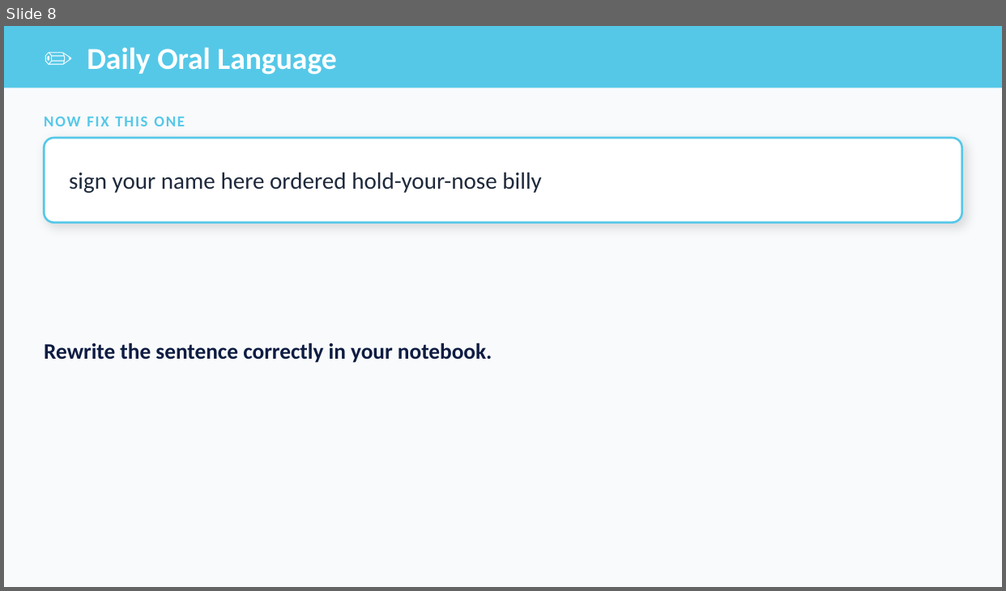
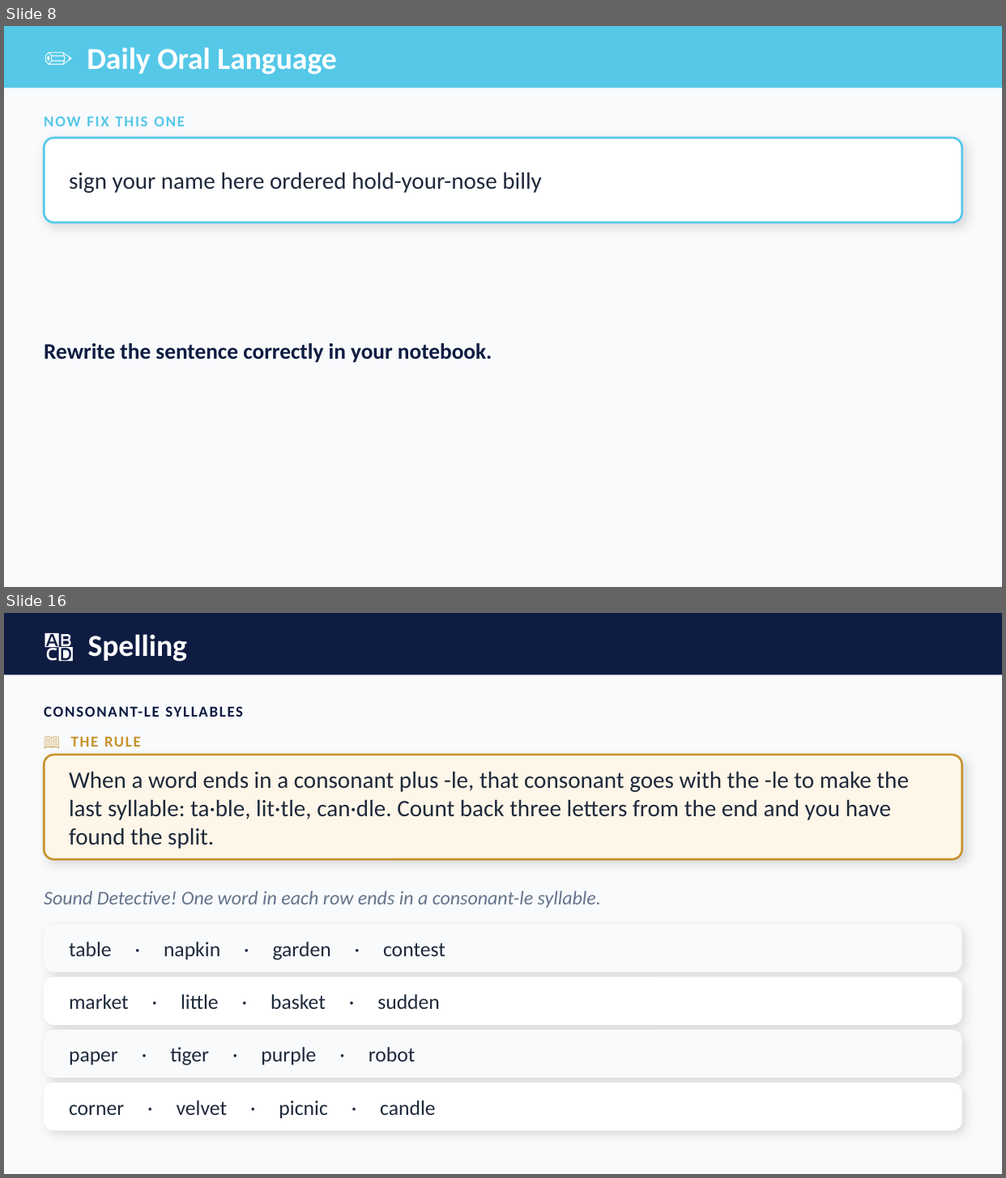
Before and after one commit to optimaondemand/optima-3rd-ela, a slide deck: Planning docs/Slides/lesson-19-2-teacher-slides.pptx. Shown one above the other, each under a label of ours: slide 8 before the commit, slides 8 and 16 after it; the slides between them are not shown. The pictures are 1006x591 and 1006x1178 pixels, drawn with LibreOffice and Linux fonts; fonts in the diff are those of the drawing. Boxes give left, top, right and bottom in pixels: in the first picture for what was removed or moved away, otherwise in the second. Text is boxed around its words. In the diff, an @@ line names an element or a change of style, - is before the commit and + after.

```diff
--- a/Planning docs/Slides/lesson-19-2-teacher-slides.pptx
+++ b/Planning docs/Slides/lesson-19-2-teacher-slides.pptx
@@ slide 16 added at [4, 613, 1002, 1174], background #F8FAFC @@
@@ rectangle added at [4, 613, 1002, 675], fill #0E1C42 @@
@@ text added at [88, 634, 188, 662], 22 pt, text #FFFFFF, bold @@
+🔠 Spelling
@@ text added at [44, 706, 243, 717], 11 pt, text #0E1C42, bold @@
+CONSONANT-LE SYLLABLES
@@ rounded rectangle added at [44, 755, 962, 859], fill #FEF6E8, outline #C7922C 1.5 pt @@
@@ text added at [71, 736, 141, 747], 11 pt, text #C7922C, bold @@
+📖 THE RULE
@@ text added at [69, 771, 908, 849], 17 pt, text #1E293B @@
+When a word ends in a consonant plus -le, that consonant goes with the -le to make the last syllable: ta·ble, lit·tle, can·dle. Count back three letters from the end and you have found the split.
@@ text added at [44, 891, 601, 908], 14 pt, text #64748B, italic @@
+Sound Detective! One word in each row ends in a consonant-le syllable.
@@ rounded rectangle added at [44, 924, 962, 973], fill #F8FAFC @@
@@ text added at [69, 942, 445, 960], 15 pt, text #1E293B @@
+table · napkin · garden · contest
@@ rounded rectangle added at [44, 977, 962, 1025], fill #FFFFFF @@
@@ text added at [69, 995, 440, 1009], 15 pt, text #1E293B @@
+market · little · basket · sudden
@@ rounded rectangle added at [44, 1030, 962, 1078], fill #F8FAFC @@
@@ text added at [69, 1047, 415, 1066], 15 pt, text #1E293B @@
+paper · tiger · purple · robot
@@ rounded rectangle added at [44, 1083, 962, 1131], fill #FFFFFF @@
@@ text added at [69, 1101, 436, 1118], 15 pt, text #1E293B @@
+corner · velvet · picnic · candle
```
Also in this commit, not shown: 5 slides changed, 5 other slides added, 4 slides removed, 20 other files.
